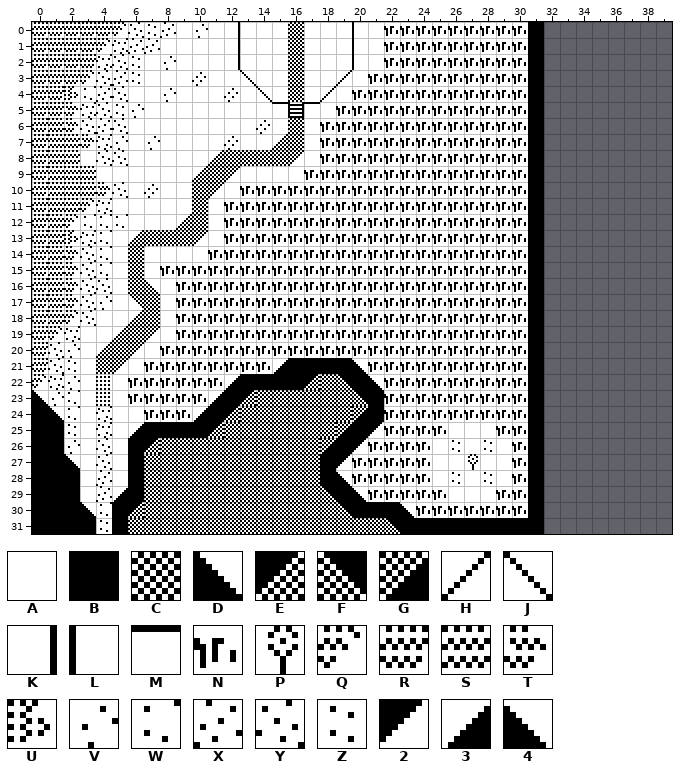
Two versions of a level (Tiled map, projects/project3Y/assets/maps/map3.tmx). The first picture shows the starting point.
Cells are 16x16 px. Shown: x 0..39, y 0..31. The old version is drawn lined up with the new one.
Key: from "map_tileset": A 0, B 1, C 2, D 13, E 15, F 16, G 18, H 80, J 81, K 83, L 84, M 85, N 115, P 120, Q 123, R 125, S 127, T 131, U 133, V 135, W 136, X 137, Y 138, Z 139, 2 141, 3 143, 4 144.
_ is an empty cell, # one hidden under a higher layer.
Layer "background" before, first column x 17:
 0 AAA#ANNNNNNNNN#________
 1 AAA#ANNNNNNNNN#________
 2 AAA#ANNNNNNNNN#________
 3 AA#ANNNNNNNNNN#________
 4 A#ANNNNNNNNNNN#________
 5 #ANNNNNNNNNNNN#________
 6 ANNNNNNNNNNNNN#________
 7 ANNNNNNNNNNNNN#________
 8 ANNNNNNNNNNNNN#________
 9 NNNNNNNNNNNNNN#________
10 NNNNNNNNNNNNNN#________
11 NNNNNNNNNNNNNN#________
12 NNNNNNNNNNNNNN#________
13 NNNNNNNNNNNNNN#________
14 NNNNNNNNNNNNNN#________
15 NNNNNNNNNNNNNN#________
16 NNNNNNNNNNNNNN#________
17 NNNNNNNNNNNNNN#________
18 NNNNNNNNNNNNNN#________
19 NNNNNNNNNNNNNN#________
20 NNNNNNNNNNNNNN#________
21 ####NNNNNNNNNN#________
22 #####NNNNNNNNN#________
23 #####NNNNNNNNN#________
24 #####NNNNNNNNN#________
25 #####NNNNAAANN#________
26 ####NNNNAZAZAN#________
27 ###NNNNNAAPAAN#________
28 ###NNNNNAZAZAN#________
29 ####NNNNNAAANN#________
30 #######NNNNNNN#________
31 ###############________
Layer "blocked" before, first column x 0:
 0 RRRRRQ______K_______L__________B________
 1 RRRRQ_______K_______L__________B________
 2 RRRR________K_______L__________B________
 3 RRRQ_________J_____H___________B________
 4 RRU___________J___H____________B________
 5 RRT____________M_M_____________B________
 6 RST____________________________B________
 7 RSST___________________________B________
 8 RSS____________________________B________
 9 RSSS___________________________B________
10 RSSST__________________________B________
11 RSSQ___________________________B________
12 RSQ____________________________B________
13 RSU____________________________B________
14 RST____________________________B________
15 RST____________________________B________
16 RST____________________________B________
17 RST____________________________B________
18 RSQ____________________________B________
19 RQ_____________________________B________
20 R______________________________B________
21 R______________3BBBB4__________B________
22 Q___________3BBBBECFB4_________B________
23 D__________3BECCCCCCFB_________B________
24 BD________3BECCCCCCCGB_________B________
25 BB____3BBBBECCCCCCCGB2_________B________
26 BB____BECCCCCCCCCCGB2__________B________
27 BBD___BCCCCCCCCCCCB2___________B________
28 BBB___BCCCCCCCCCCCB4___________B________
29 BBB__3BCCCCCCCCCCCFB4__________B________
30 BBBD_BECCCCCCCCCCCCFBBB4_______B________
31 BBBB_BCCCCCCCCCCCCCCCCFBBBBBBBBB________
After the commit:
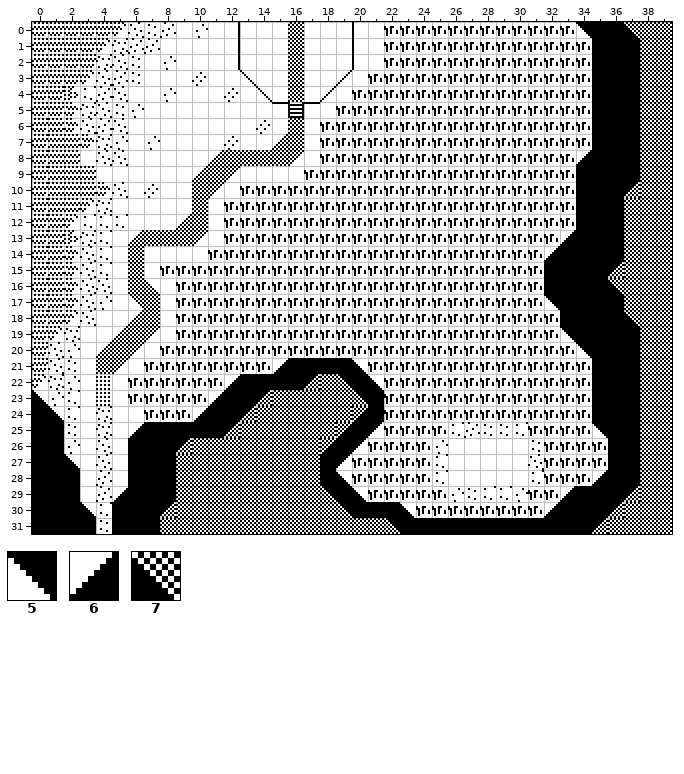
Further tiles: from "map_tileset": 5 12, 6 14, 7 17.
Difference:
Changed rows in their new state; . is an unchanged cell.
map size 32x32 -> 40x32 cells
Layer "background":
first column x 32:
 0 NN.
 1 NNN
 2 NNN
 3 NNN
 4 NNN
 5 NNN
 6 NNN
 7 NNN
 8 NN.
 9 NN.
10 NN.
11 NN.
12 NN.
13 N..
first column x 25:
18 .......N...
19 .......N...
20 .......NN..
21 .......NNN.
22 .......NNN.
23 .......NNN.
24 .......NNN.
25 .WXZZW.NNN.
26 VA.A.AZNNNN
27 W.A..AYNNNN
28 WA.A.AWNNN.
29 .VZWWV.N...
Layer "blocked":
first column x 6:
 0 ........................._..5BB7CC
 1 ........................._...BBBCC
 2 ........................._...BBBCC
 3 ........................._...BBBCC
 4 ........................._...BBBCC
 5 ........................._...BBBCC
 6 ........................._...BBBCC
 7 ........................._...BBBCC
 8 ........................._..6BBBCC
 9 ........................._..BBBBCC
10 ........................._..BBBECC
11 ........................._..BBBCCC
12 ........................._..BBBCCC
13 ........................._.6BBBCCC
14 ........................._6BBBBCCC
15 ........................._BBBBECCC
16 ........................._BBBB7CCC
17 ........................._5BBBBCCC
18 ........................._.BBBB7CC
19 ........................._.5BBBBCC
20 ........................._..5BBBCC
21 ........................._...BBBCC
22 ........................._...BBBCC
23 .......BE................_...BBBCC
24 ......BE................._...BBBCC
25 .....BE.................._...5BBCC
26 .BBE....................._....BBCC
27 .BB......................_....BBCC
28 .BB......................_...6BBCC
29 .BB......................_.6BBBECC
30 BBE......................_6BBBECCC
31 BB........................BBBECCCC
Boxes around the changes in both pictures, in picture pixels (x1, y1, x2, y2):
changed: (436, 22, 672, 534)
changed: (208, 390, 272, 438)
changed: (128, 438, 192, 534)
